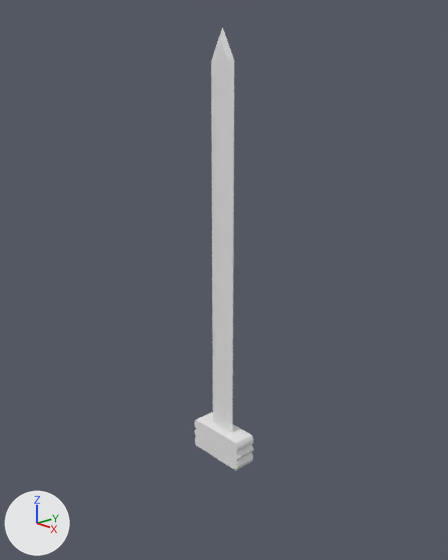
One commit to the Blender file Blender/sword.blend: the scene before it, then after it.
One viewpoint serves both versions: a camera (50 mm lens) standing at (1.77, -1.8, 2.67) and looking at (-0.21, 0.01, 1.81). The axes (+X, +Y, +Z) are drawn at lower left. The lights are the same throughout.
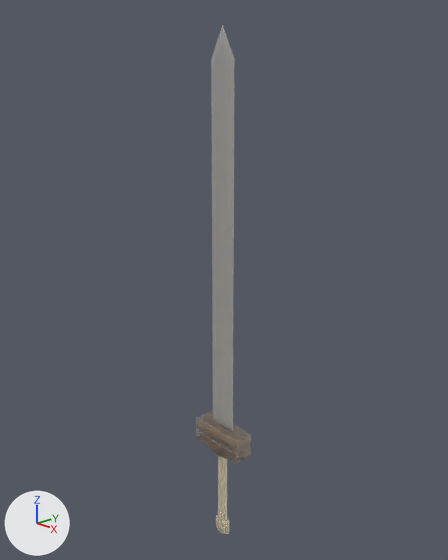
Location of each change, [x1, y1, x2, y2] in pixels of the pictures (448 x 560 px):
```json
{"object": "Cube", "change": "recoloured", "before": [211, 26, 235, 432], "after": [211, 26, 235, 432]}
{"object": "Cube.001", "change": "reshaped, moved, rescaled, modifiers changed", "before": [194, 412, 254, 470], "after": [196, 412, 251, 463], "on screen": "8% narrower, 12% shorter"}
{"object": "Cylinder", "change": "added", "after": [216, 456, 229, 534]}
```

Edits to the scene script, one JSON object a line:
```json
{"op": "add", "block": "mat_guarda", "code": ["mat_guarda = principled_material('guarda')", "mat_guarda.base_color = (0.0191, 0.0191, 0.0191)  # black #262626", "mat_guarda.metallic = 0.00787", "mat_guarda.roughness = 0.0", "mat_guarda.subsurface_weight = 1.0", "mat_guarda.subsurface_scale = 0.685", "mat_guarda.subsurface_ior = 1.01", "mat_guarda.specular_ior_level = 0.0"]}
{"op": "add", "block": "mat_lamina", "code": ["mat_lamina = principled_material('lamina')", "mat_lamina.base_color = (0.184, 0.184, 0.184)  # grey #777777", "mat_lamina.metallic = 0.425", "mat_lamina.subsurface_weight = 1.0", "mat_lamina.subsurface_scale = 1.0", "mat_lamina.specular_ior_level = 0.0", "mat_lamina.sheen_weight = 0.0268"]}
{"op": "add", "block": "mat_cabo", "code": ["mat_cabo = principled_material('cabo')", "mat_cabo.base_color = (0.124, 0.0734, 0.0405)  # brown #634d39", "mat_cabo.roughness = 0.0", "mat_cabo.subsurface_weight = 1.0", "mat_cabo.subsurface_scale = 0.622", "mat_cabo.subsurface_ior = 1.466", "mat_cabo.specular_ior_level = 0.0", "mat_cabo.emission_color = (0.00561, 0.00561, 0.00561)  # black #111111", "mat_cabo.emission_strength = 1.0"]}
{"block": "me_cube", "where": "me_cube.from_pydata(...)  # 26 vertices, 26 faces; spans x -1.0..1.0, y -1.0..1.0, z -1.0..1.15"}
{"op": "remove", "block": "me_cube", "code": "me_cube.materials.append(mat_material)  # white #e7e7e7"}
{"op": "add", "block": "me_cube", "code": "me_cube.materials.append(mat_lamina)  # grey #777777"}
{"block": "me_cube_001", "where": "# used by ob_cube_001; location = (-0.18, -0.019, 1.009); scale = (0.264, 0.229, 0.151)"}
{"op": "remove", "block": "me_cube_001", "code": "me_cube_001.from_pydata(...)  # 24 vertices, 14 faces; spans x -0.596..0.001, y -0.242..0.213, z 0.002..0.484"}
{"op": "add", "block": "me_cube_001", "code": "me_cube_001.from_pydata(...)  # 168 vertices, 126 faces; spans x -0.149..0.149, y 0.003..0.093, z -0.092..0.061"}
{"block": "me_cube_001", "change": "me_cube_001 part 1: the whole mesh is rebuilt"}
{"op": "add", "block": "me_cube_001", "code": "me_cube_001.materials.append(mat_guarda)  # black #262626"}
{"op": "add", "block": "me_cylinder", "code": ["me_cylinder = bpy.data.meshes.new('Cylinder')", "me_cylinder.from_pydata(...)  # 224 vertices, 194 faces; spans x -1.87..1.87, y -1.0..1.0, z -1.15..1.0", "me_cylinder.materials.append(mat_cabo)  # brown #634d39"]}
{"op": "set", "path": "ob_cube_001.scale", "old": "(0.264, 0.229, 0.151)", "new": "(1.0, 1.0, 1.0)"}
{"op": "remove", "block": "ob_cube_001", "code": "_m = ob_cube_001.modifiers.new('Mirror', 'MIRROR')"}
{"op": "remove", "block": "ob_cube_001", "code": "_m.use_axis = (True, False, True)"}
{"op": "set", "path": "ob_cube_001.location", "old": "(-0.18, -0.019, 1.009)", "new": "(-0.184, -0.07, 1.028)"}
{"op": "add", "block": "ob_cylinder", "code": ["ob_cylinder = bpy.data.objects.new('Cylinder', me_cylinder)", "ob_cylinder.location = (-0.186, -0.022, 0.736)", "ob_cylinder.scale = (0.0243, 0.0212, 0.222)"]}
```
